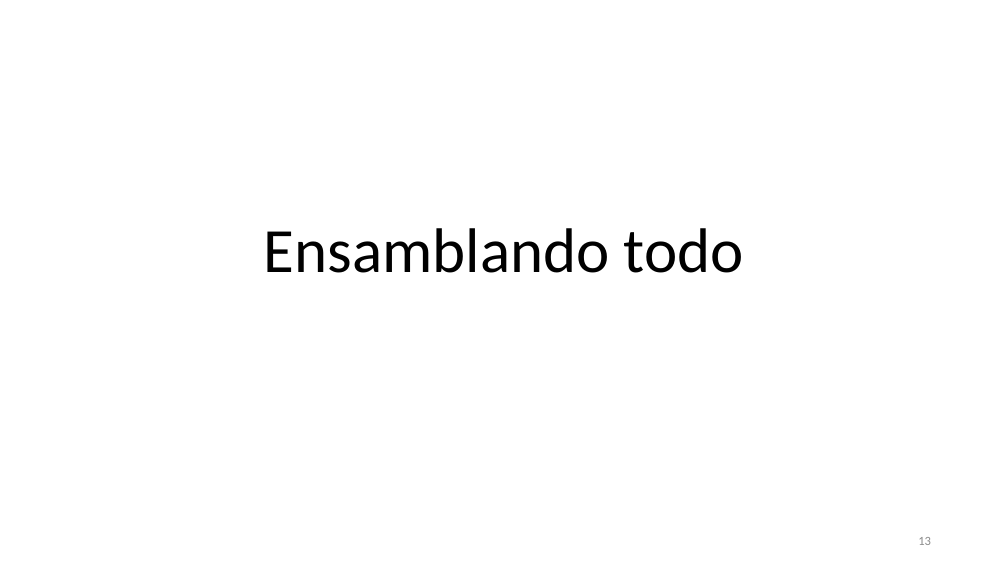
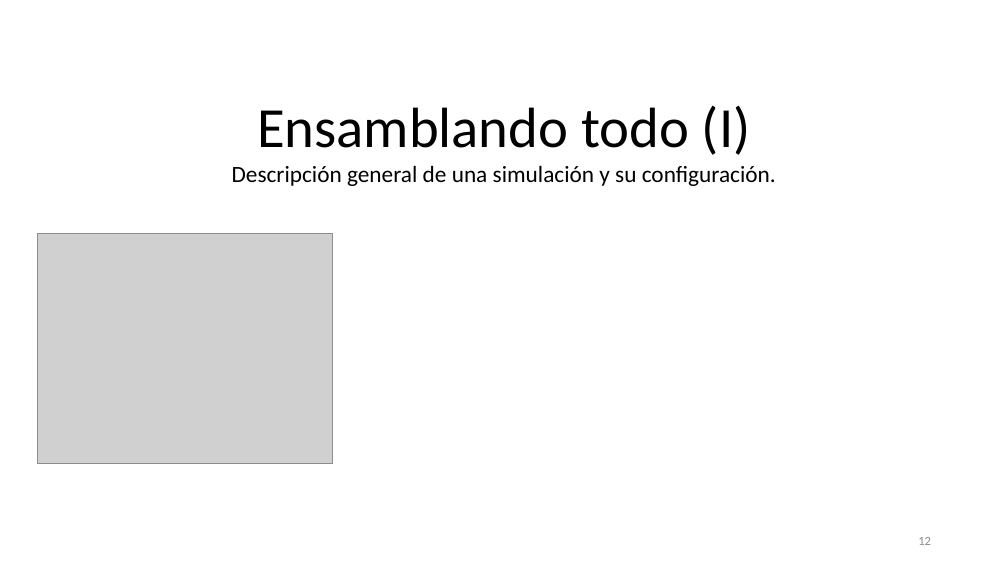
Before and after one commit to pacomunuera/csenergy-python, a slide deck: slide 12 of tfg/Simulación de concentradores cilindroparabólicos con Python 3.pptx (slide 13 before the commit). Drawn at 1008x567 pixels with LibreOffice and Linux fonts; fonts in the diff are those of the drawing; grey boxes stand for pictures. Boxes give left, top, right and bottom in pixels: in the first picture for what was removed or moved away, otherwise in the second. Text is boxed around its words. In the diff, an @@ line names an element or a change of style, - is before the commit and + after.

```diff
--- a/tfg/Simulación de concentradores cilindroparabólicos con Python 3.pptx
+++ b/tfg/Simulación de concentradores cilindroparabólicos con Python 3.pptx
@@ title at [257, 105, 751, 155]: text changed; size 60 to 54 pt @@
-Ensamblando todo
+Ensamblando todo (I)
@@ subtitle added at [232, 165, 776, 186], 22.2 pt, text #000000 @@
+Descripción general de una simulación y su configuración.
@@ picture added at [37, 234, 333, 464] @@
```
Also in this commit, not shown: 13 other slides changed, 7 slides added, 4 slides removed, 5 other files.
